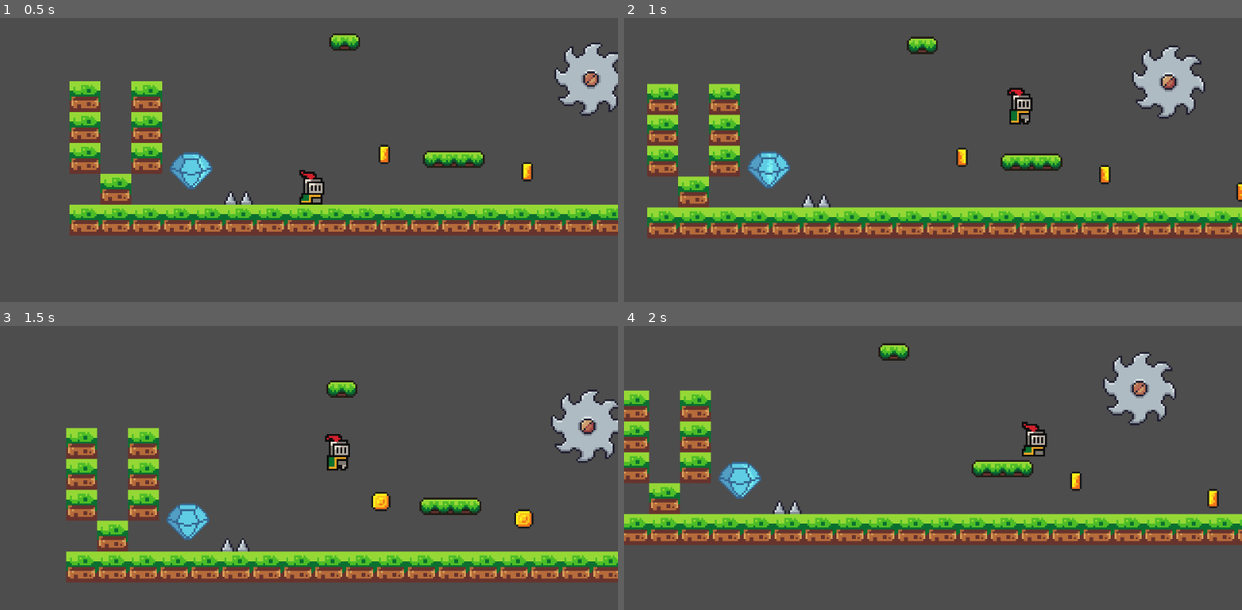
Above: before the commit, frames 1-4 (two rows, left to right).
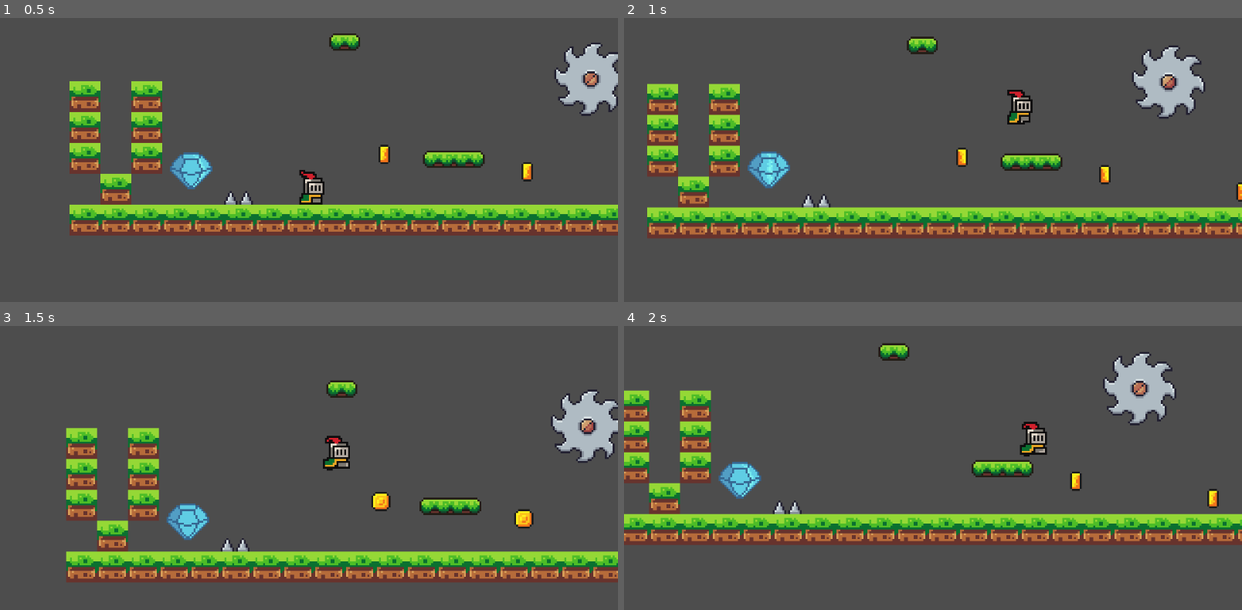
Above: after the commit, the same moments.

Repository: Parth-Agrawal2412/knight_on_the_platform_Source_code
Game: Godot game, scene res://Scenes/game.tscn
The game is run twice, just before and just after one commit, with the same random seed, the same clock (stepped at 60 frames per second) and the same inputs.
Inputs:
- Up to frame 1 (0.5 s): no input
- Up to frame 2 (1 s): hold Right (Right) from 0.53 s (still down); hold Space (Jump) from 0.53 s (still down)
- Up to frame 3 (1.5 s): keep holding Right (Right); release Space (Jump) at 1.28 s; tap Space (Jump) at 1.35 s
- Up to frame 4 (2 s): keep holding Right (Right); tap Space (Jump) at 1.52, 1.82 s

Frame 1 is identical in both runs. In frame 2, 0.2% of the frame differs, in the area x 62-67%, y 24-38%; in frame 3, 0.3%; in frame 4, 0.3%, in the area x 64-69%, y 33-46%.

Commit message:
Add run animation

Diff:
--- a/Scenes/player.tscn
+++ b/Scenes/player.tscn
@@ -85,6 +85,11 @@
 
 [sub_resource type="SpriteFrames" id="SpriteFrames_ql73s"]
 animations = [{
+"frames": [],
+"loop": 1,
+"name": &"Climb",
+"speed": 5.0
+}, {
 "frames": [{
 "duration": 1.0,
 "texture": SubResource("AtlasTexture_cvnsp")
@@ -100,6 +105,11 @@
 }],
 "loop": 1,
 "name": &"Idle",
+"speed": 5.0
+}, {
+"frames": [],
+"loop": 1,
+"name": &"Jump",
 "speed": 5.0
 }, {
 "frames": [{
@@ -153,6 +163,11 @@
 }],
 "loop": 1,
 "name": &"Run",
+"speed": 7.0
+}, {
+"frames": [],
+"loop": 1,
+"name": &"new_animation_2",
 "speed": 5.0
 }]
 
@@ -164,8 +179,9 @@
 
 [node name="AnimatedSprite2D" type="AnimatedSprite2D" parent="." unique_id=909328148]
 sprite_frames = SubResource("SpriteFrames_ql73s")
-animation = &"Idle"
+animation = &"Run"
 autoplay = "Idle"
+frame_progress = 0.329499
 
 [node name="Player_Hitbox" type="Area2D" parent="." unique_id=2008351123]
 
--- a/Scripts/boundary.gd
+++ b/Scripts/boundary.gd
@@ -4,4 +4,3 @@
 func _on_body_entered(body: Node2D) -> void:
 	if body is Player:
 		body.die()
-		print("Hi")
--- a/Scripts/player.gd
+++ b/Scripts/player.gd
@@ -17,12 +17,15 @@
 	#
 	if Input.is_action_pressed("Left"):
 		velocity.x = -SPEED
+		$AnimatedSprite2D.play("Run")
 		$AnimatedSprite2D.flip_h=true
 	elif Input.is_action_pressed("Right"):
 		velocity.x = SPEED
+		$AnimatedSprite2D.play("Run")
 		$AnimatedSprite2D.flip_h=false
 	else:
 		velocity.x = 0
+		$AnimatedSprite2D.play("Idle")
 
 	move_and_slide()
 
